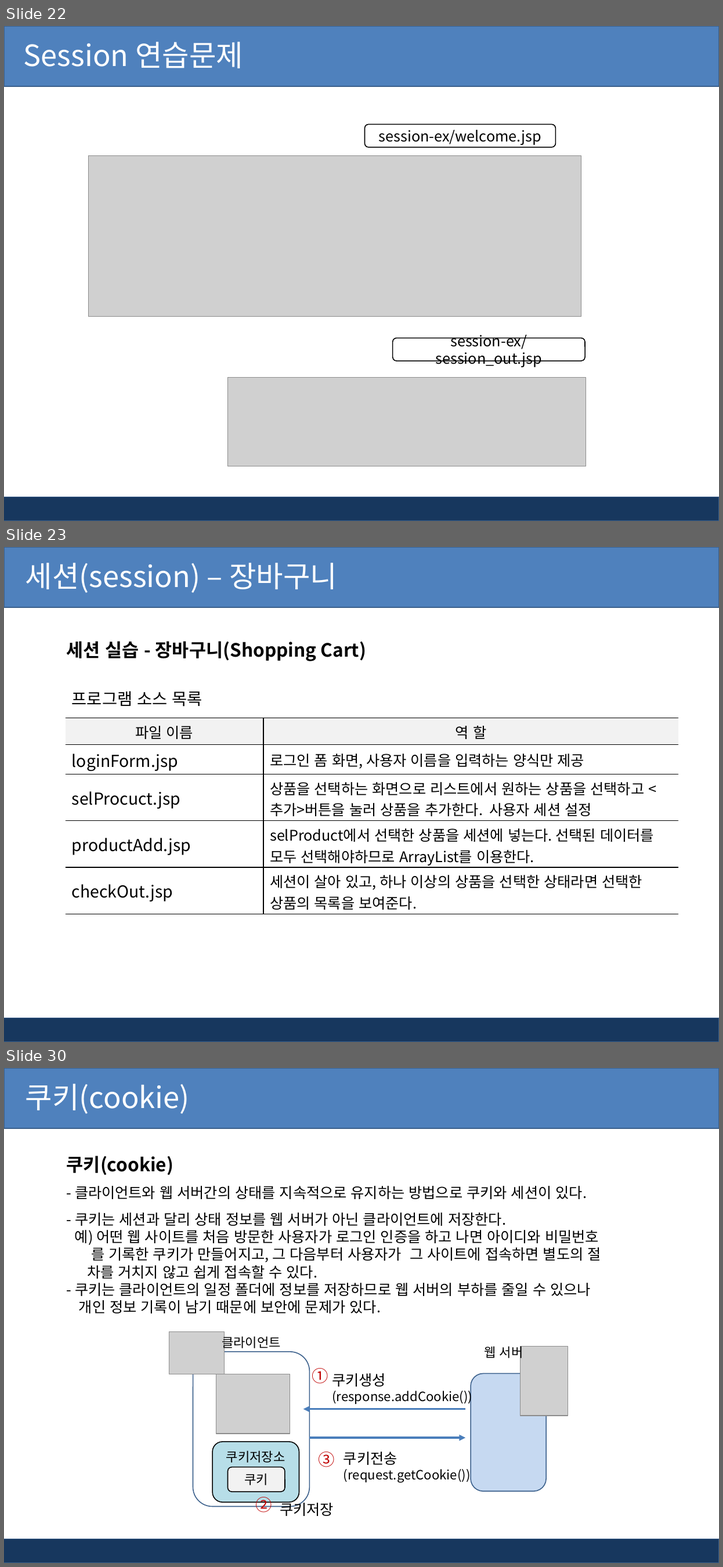
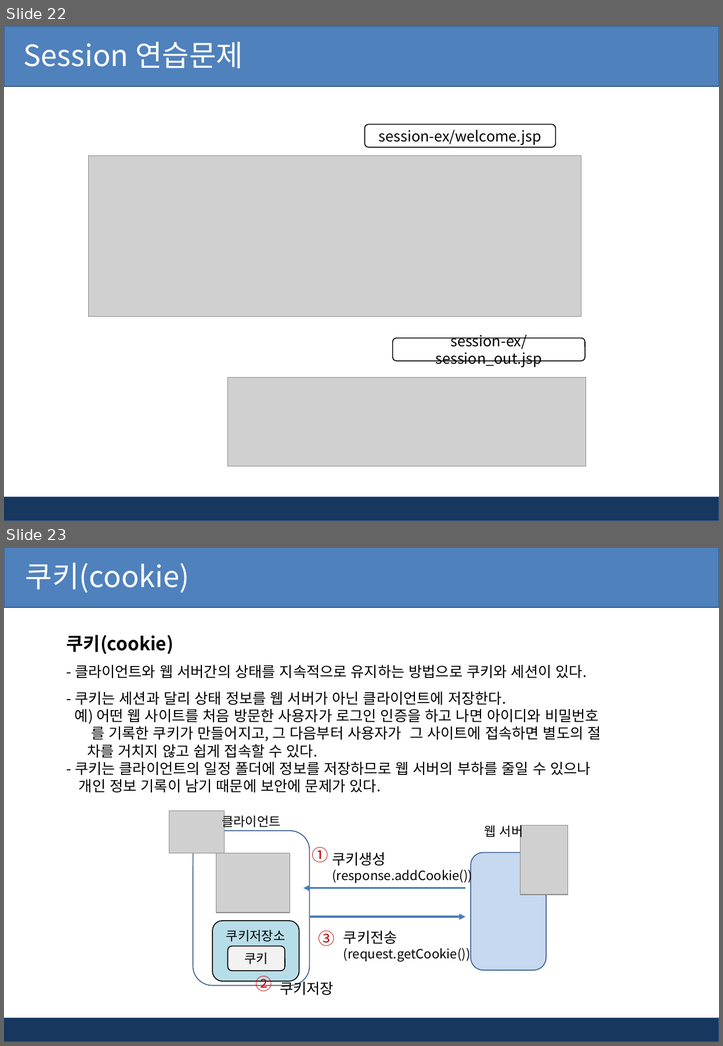
Before and after one commit to kiyongee2/green_project_web, a slide deck: jsp_ppt/5장. jsp 세션과 쿠키.pptx. Shown one above the other, each under a label of ours: slides 22, 23 and 30 before the commit, slides 22 and 23 after it; the slides between them are not shown. The pictures are 723x1567 and 723x1046 pixels, drawn with LibreOffice and Linux fonts; fonts in the diff are those of the drawing; grey boxes stand for pictures; background and template pictures are left out. Boxes give left, top, right and bottom in pixels: in the first picture for what was removed or moved away, otherwise in the second. Text is boxed around its words. In the diff, an @@ line names an element or a change of style, - is before the commit and + after.

```diff
--- a/jsp_ppt/5장. jsp 세션과 쿠키.pptx
+++ b/jsp_ppt/5장. jsp 세션과 쿠키.pptx
@@ slide 23 removed at (4, 547, 719, 1042), background #FFFFFF; not listed: 2 template elements that a slide beside it also shows @@
@@ text removed at (25, 563, 337, 593) @@
-세션(session) – 장바구니
@@ text removed at (67, 641, 366, 661) @@
-세션 실습 - 장바구니(Shopping Cart)
@@ text removed at (72, 691, 202, 707) @@
-프로그램 소스 목록
@@ table removed at (65, 718, 679, 914), 5 rows, 2 columns @@
-파일 이름 | 역 할
-loginForm.jsp | 로그인 폼 화면, 사용자 이름을 입력하는 양식만 제공
-selProcuct.jsp | 상품을 선택하는 화면으로 리스트에서 원하는 상품을 선택하고 <추가>버튼을 눌러 상품을 추가한다. 사용자 세션 설정
-productAdd.jsp | selProduct에서 선택한 상품을 세션에 넣는다. 선택된 데이터를 모두 선택해야하므로 ArrayList를 이용한다.
-checkOut.jsp | 세션이 살아 있고, 하나 이상의 상품을 선택한 상태라면 선택한 상품의 목록을 보여준다.
@@ what was slide 30 is now slide 23 @@
```
Also in this commit, not shown: 6 other slides removed, 3 other files.
